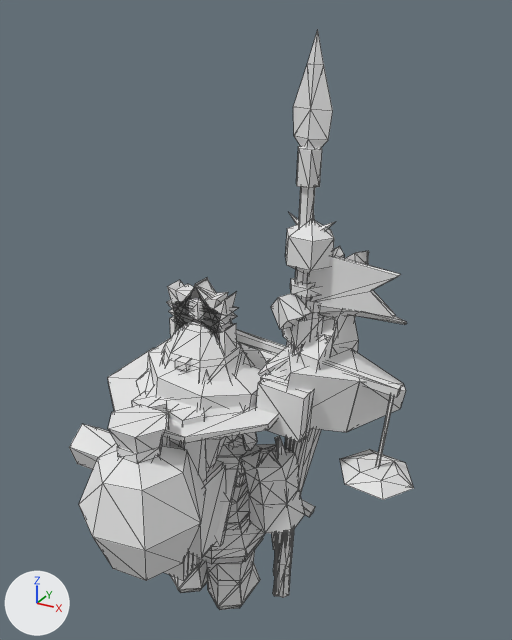
A saved change to the FBX model games/game-001/art/char_kit/citizen_kit.fbx.
Before and after are seen from a 50 mm lens placed at (6.61, -9.99, 11.63), pointed at (1.09, 0.05, 6.61). Every picture has the same lights, and +X, +Y and +Z are marked at lower left. The first picture is the older version. Mesh edges are drawn as thin lines. Vertices at exactly the same position are counted once.

The first picture shows 'gear_merchant', 'hat_beanie', 'hat_crown', 'hat_merchant', 'hat_straw', 'mantle_kingdom', 'sleeve_soldier_r', 'tool_hammer', 'tool_mallet', 'tool_pennant', 'tool_sack', 'tool_scale', 'tool_spear', 'tool_staff_ruler' and 32 more.
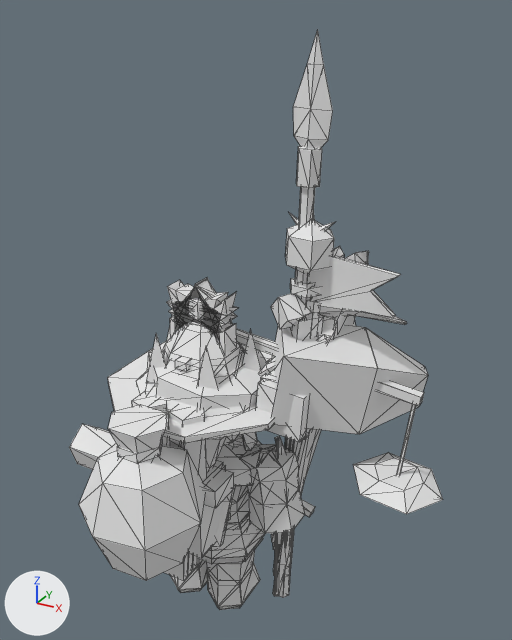
Where the newer file only moved an object's origin or applied its transform, the numbers keep the older frame.

The change, as a diff of the scene's bpy script:
```diff
--- a/games/game-001/art/char_kit/citizen_kit.fbx.py
+++ b/games/game-001/art/char_kit/citizen_kit.fbx.py
@@ me_tool_scale @@
-me_tool_scale.from_pydata(...)  # 65 vertices, 102 faces; spans x -2.31..2.31, y -0.62..0.62, z -2.34..2.34
+me_tool_scale.from_pydata(...)  # 65 vertices, 102 faces; spans x -2.83..2.83, y -0.74..0.74, z -2.35..2.35
+# me_tool_scale part 5: the loose piece of 12 vertices spanning x 0.88..2.31, y -0.62..0.62, z 0.01..0.29 is rebuilt with 12 vertices and now spans x 1.14..2.83, y -0.74..0.74, z -0.05..0.27
+# me_tool_scale part 6: the loose piece of 8 vertices spanning x -1.51..1.89, y -0.08..0.08, z 1.79..2.3 is rebuilt with 8 vertices and now spans x -1.91..2.29, y -0.09..0.09, z 1.73..2.35
+# me_tool_scale part 7: the loose piece of 8 vertices spanning x 1.56..1.81, y -0.03..0.03, z 0.08..1.88 is deleted
+# me_tool_scale part 8: 9 vertices removed from x -0.33..0.24, y -0.2..0.2, z -2.34..1.97; 25 vertices added at x -2.02..2.21, y -0.2..0.2, z -2.35..2.25
+# other edits to the shape of me_tool_scale do not show in these pictures
 me_tool_scale.materials.append(mat_m_charkit_vc)
@@ me_gear_smith @@
-me_gear_smith.from_pydata(...)  # 12 vertices, 20 faces; spans x -0.7..0.7, y -0.19..0.19, z -0.87..0.87
+me_gear_smith.from_pydata(...)  # 41 vertices, 62 faces; spans x -1.06..1.06, y -0.98..0.98, z -0.98..0.98
+# me_gear_smith part 9: 12 vertices removed from x -0.7..0.7, y -0.19..0.19, z -0.87..0.87; 41 vertices added at x -1.06..1.06, y -0.98..0.98, z -0.98..0.98
 me_gear_smith.materials.append(mat_m_charkit_vc)
@@ me_mantle_kingdom @@
-me_mantle_kingdom.from_pydata(...)  # 40 vertices, 76 faces; spans x -0.96..0.96, y -0.65..0.65, z -0.38..0.38
+me_mantle_kingdom.from_pydata(...)  # 32 vertices, 60 faces; spans x -0.96..0.96, y -0.64..0.64, z -0.14..0.37
+# me_mantle_kingdom part 1
+# 8 vertices are removed from x -0.93..0.93, y -0.65..0.65, z -0.38
+# 22 faces are deleted
+# 6 new faces join them
 me_mantle_kingdom.materials.append(mat_m_charkit_vc)
@@ me_tool_hammer @@
-me_tool_hammer.from_pydata(...)  # 28 vertices, 44 faces; spans x -1.17..1.17, y -0.84..0.84, z -2.25..2.25
+me_tool_hammer.from_pydata(...)  # 25 vertices, 44 faces; spans x -1.45..1.45, y -1.04..1.04, z -2.47..2.47
+# me_tool_hammer part 2: the loose piece of 12 vertices spanning x -1.17..-0.18, y -0.25..0.12, z -2.25..1.16 is rebuilt with 12 vertices and now spans x -1.23..-0.18, y -0.23..0.15, z -2.47..1.24
+# me_tool_hammer part 3: the loose piece of 8 vertices spanning x -1.17..0.59, y -0.84..0.71, z 0.89..2.25 is rebuilt with 13 vertices and now spans x -1.45..1.45, y -1.04..1.04, z 0.73..2.47
+# me_tool_hammer part 4: the loose piece of 8 vertices spanning x -0.14..1.17, y -0.24..0.84, z 0.89..2.07 is deleted
 me_tool_hammer.materials.append(mat_m_charkit_vc)
@@ me_hat_smith @@
-me_hat_smith.from_pydata(...)  # 17 vertices, 30 faces; spans x -0.83..0.83, y -0.76..0.76, z -0.56..0.56
+me_hat_smith.from_pydata(...)  # 41 vertices, 74 faces; spans x -1.16..1.16, y -1.13..1.13, z -0.38..0.38
+# me_hat_smith part 10: the whole mesh is rebuilt
 me_hat_smith.materials.append(mat_m_charkit_vc)
@@ ob_hat_crown @@
 ob_hat_crown = bpy.data.objects.new('hat_crown', me_hat_crown)
-ob_hat_crown.location = (0.04, 0.09, 5.4)
+ob_hat_crown.location = (0.07, 0.09, 5.66)
@@ ob_tool_hammer @@
 ob_tool_hammer = bpy.data.objects.new('tool_hammer', me_tool_hammer)
-ob_tool_hammer.location = (2.39, 0.54, 3.78)
+ob_tool_hammer.location = (2.45, 0.52, 4.0)
```

Changed parts and their boxes [x1, y1, x2, y2] in the pictures (512 x 640 px):
'tool_hammer', reshaped, moved (17% wider, 8% taller): before [272, 340, 406, 546]; after [271, 325, 428, 547]
'tool_scale', reshaped (16% wider, 9% taller): before [236, 329, 414, 500]; after [236, 328, 443, 514]
'hat_crown', moved (mostly hidden before): before [160, 353, 251, 382]; after [146, 315, 261, 389]
'gear_smith', reshaped (not visible before): after [203, 468, 234, 508]
'hat_smith', reshaped (not visible before): after [186, 347, 245, 382]
'mantle_kingdom', reshaped (not visible afterwards): before [235, 475, 241, 487]
part 1 of me_mantle_kingdom, reshaped (mostly hidden): before [235, 477, 241, 487]
part 2 of me_tool_hammer, rebuilt: before [272, 428, 315, 546]; after [271, 429, 315, 547]
part 3 of me_tool_hammer, rebuilt: before [285, 340, 360, 432]; after [271, 325, 428, 434]
part 4 of me_tool_hammer, deleted: before [346, 349, 406, 432]
part 5 of me_tool_scale, rebuilt (21% wider, 19% taller): before [340, 449, 414, 500]; after [353, 453, 443, 514]
part 6 of me_tool_scale, rebuilt: before [236, 329, 402, 397]; after [236, 328, 424, 406]
part 7 of me_tool_scale, deleted: before [376, 395, 394, 468]
part 8 of me_tool_scale, built on: after [397, 404, 416, 475]
